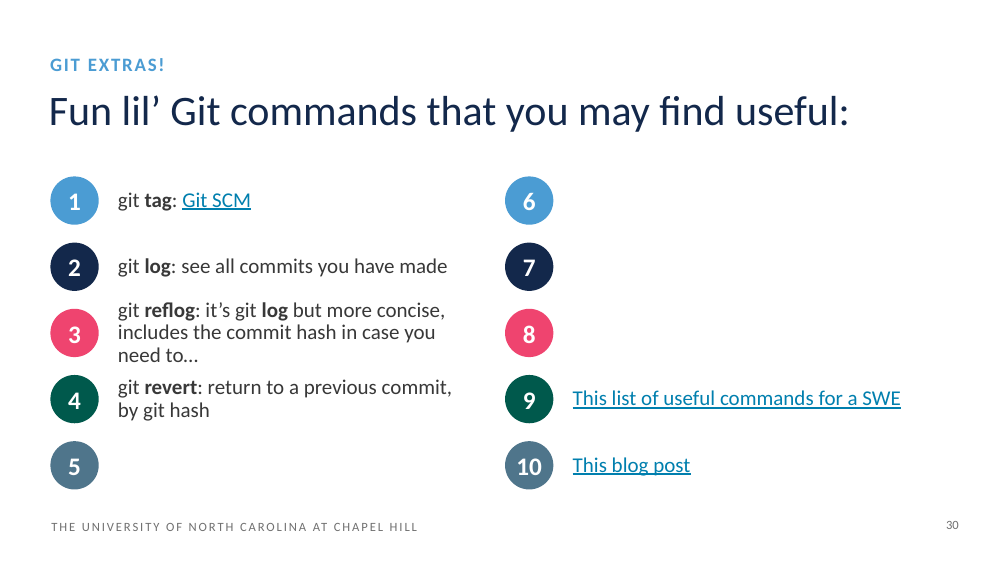
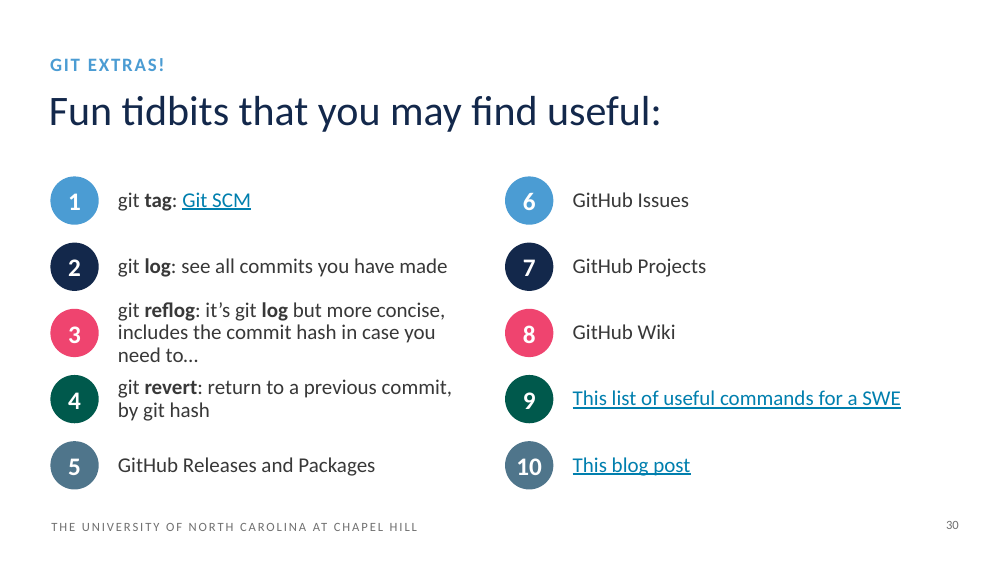
Before and after one commit to heatherhenderson/GitHub-for-Epidemiologists, a slide deck: slide 30 of GitHub for Epidemiologists.pptx. Drawn at 1008x567 pixels with LibreOffice and Linux fonts; fonts in the diff are those of the drawing. Boxes give left, top, right and bottom in pixels: in the first picture for what was removed or moved away, otherwise in the second. Text is boxed around its words. In the diff, an @@ line names an element or a change of style, - is before the commit and + after.

```diff
--- a/GitHub for Epidemiologists.pptx
+++ b/GitHub for Epidemiologists.pptx
@@ title at (x1=49, y1=96, x2=662, y2=132): text changed @@
-Fun lil’ Git commands that you may find useful:
+Fun tidbits that you may find useful:
@@ text added at (x1=573, y1=192, x2=689, y2=207), 20 pt, text #383838 @@
+GitHub Issues
@@ text added at (x1=573, y1=258, x2=707, y2=277), 20 pt, text #383838 @@
+GitHub Projects
@@ text added at (x1=573, y1=324, x2=676, y2=339), 20 pt, text #383838 @@
+GitHub Wiki
@@ text added at (x1=118, y1=457, x2=375, y2=476), 20 pt, text #383838 @@
+GitHub Releases and Packages
```
Also in this commit, not shown: 1 other slide changed, 1 slide added.
